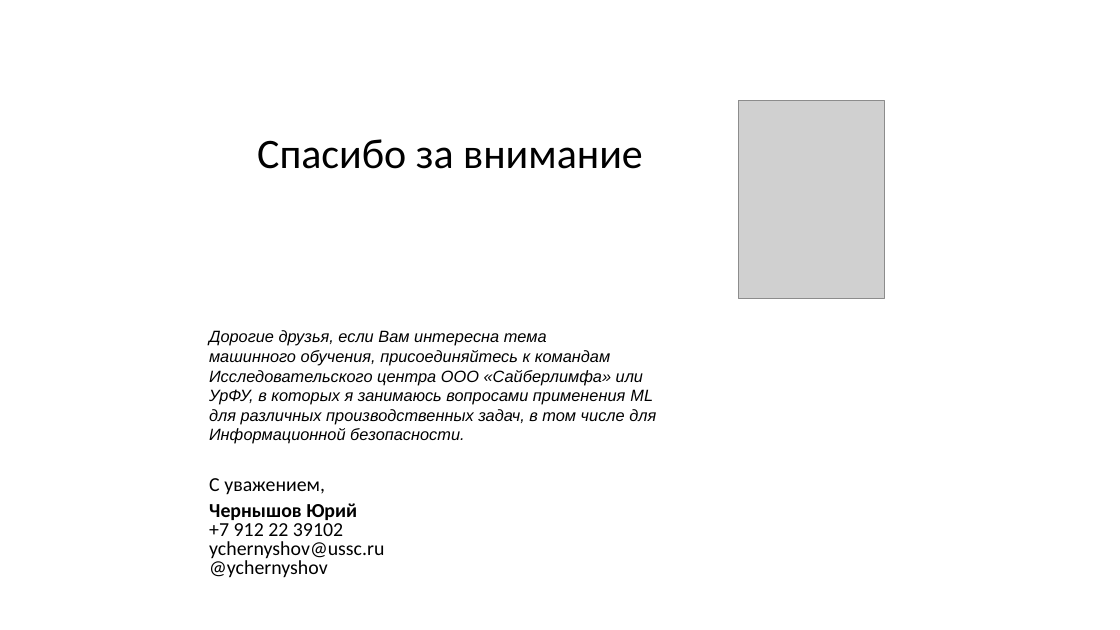
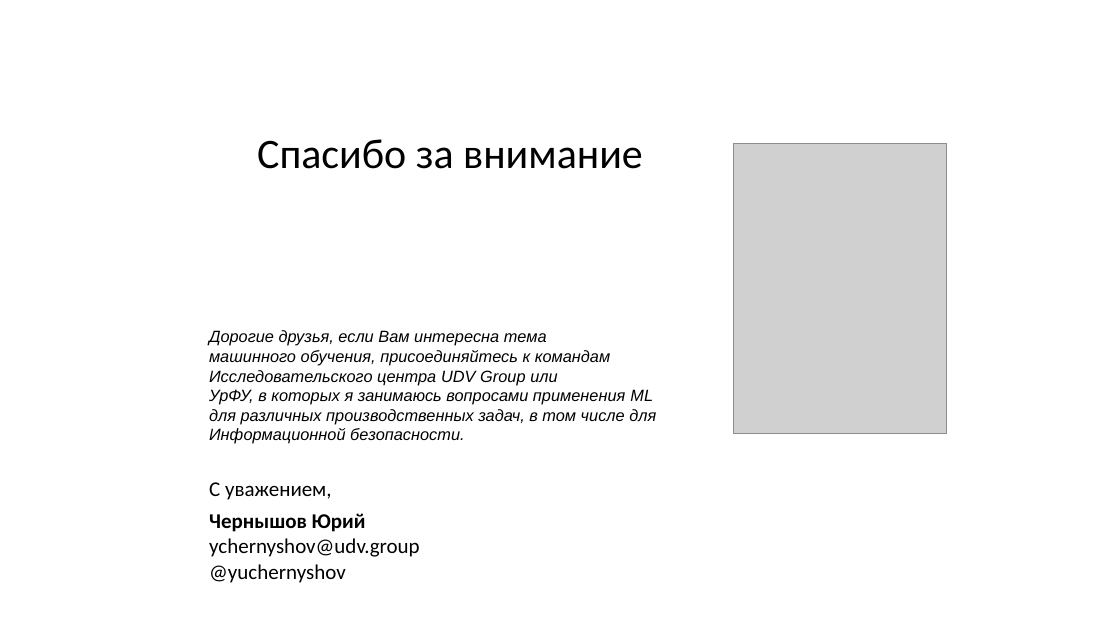
Before and after one commit to CyberLympha/Data-Science-Course, a slide deck: slide 25 of презентации/Сверточные нейронные сети.ppt (slide 20 before the commit). Drawn at 1120x630 pixels with LibreOffice and Linux fonts; fonts in the diff are those of the drawing; grey boxes stand for pictures. Boxes give left, top, right and bottom in pixels: in the first picture for what was removed or moved away, otherwise in the second. Text is boxed around its words. In the diff, an @@ line names an element or a change of style, - is before the commit and + after.

```diff
--- a/презентации/Сверточные нейронные сети.ppt
+++ b/презентации/Сверточные нейронные сети.ppt
@@ picture resized from (x1=739, y1=100, x2=884, y2=298) to (x1=734, y1=143, x2=946, y2=433) @@
@@ text at (x1=209, y1=370, x2=557, y2=385): text changed @@
-Исследовательского центра ООО «Сайберлимфа» или
+Исследовательского центра UDV Group или
@@ text at (x1=209, y1=482, x2=366, y2=532): size 17 to 18 pt in "С уважением,", "Чернышов Юрий"; line spacing 0.7 to 0.9 @@
@@ text at (x1=209, y1=538, x2=419, y2=583): text changed; size 17 to 18 pt @@
-+7 912 22 39102
-ychernyshov@ussc.ru
-@ychernyshov
+ychernyshov@udv.group
+@yuchernyshov
```
Also in this commit, not shown: 3 other slides changed, 6 slides added, 2 other files.
